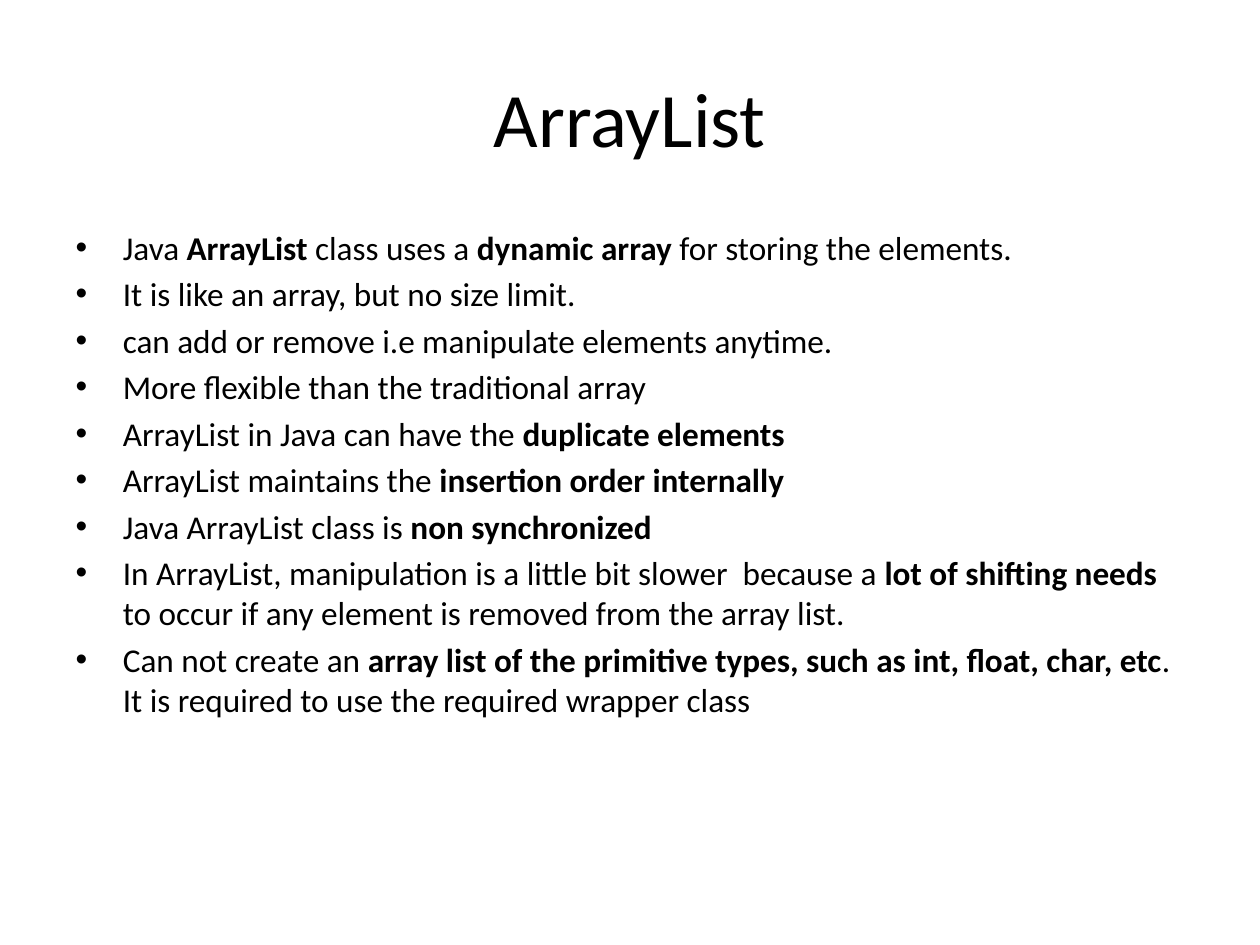
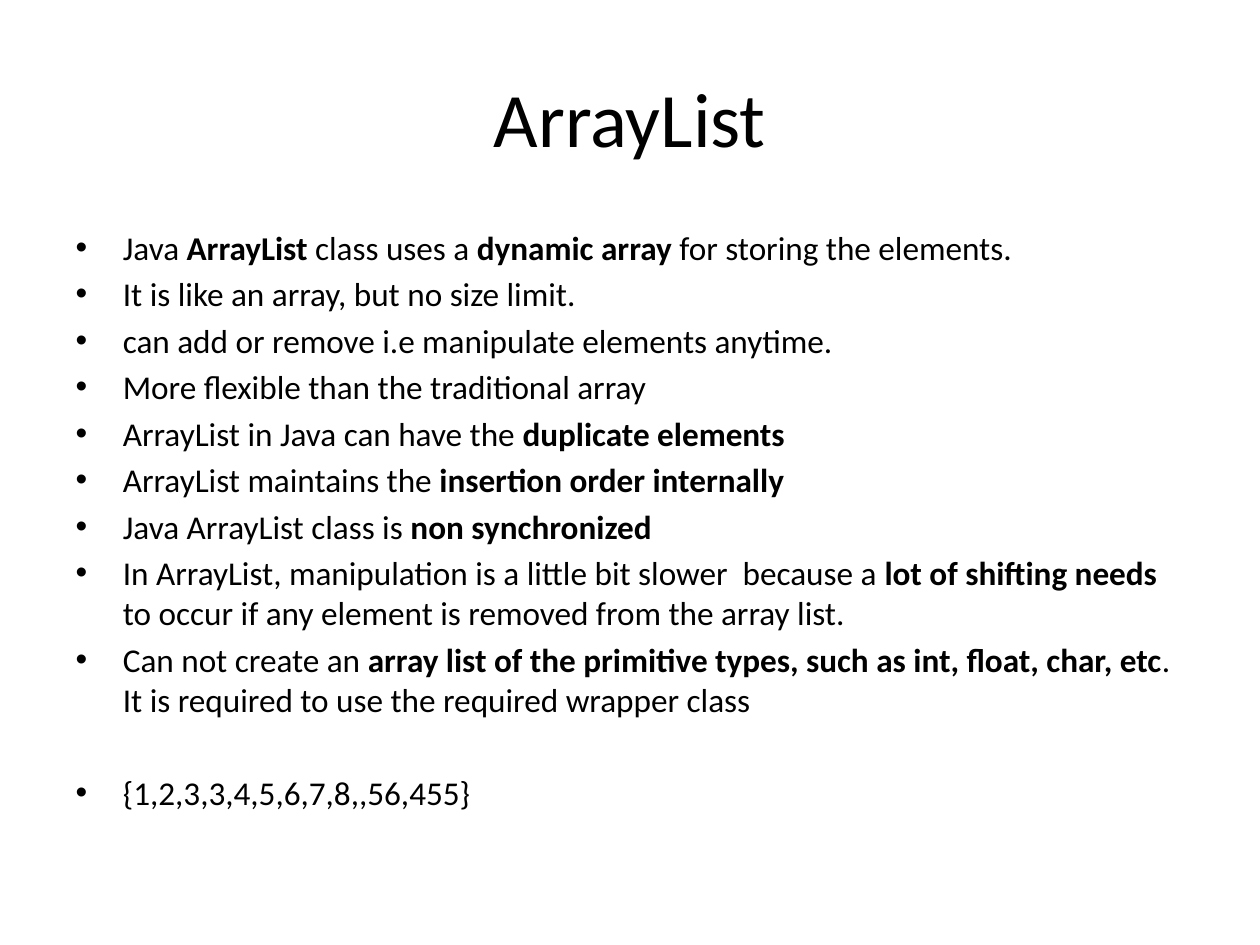
Before and after one commit to BesantJ2ee/JavaCourse, a slide deck: slide 2 of Chapter_6/Collection.pptx. Drawn at 1260x945 pixels with LibreOffice and Linux fonts; fonts in the diff are those of the drawing. Boxes give left, top, right and bottom in pixels: in the first picture for what was removed or moved away, otherwise in the second. Text is boxed around its words. In the diff, an @@ line names an element or a change of style, - is before the commit and + after.

```diff
--- a/Chapter_6/Collection.pptx
+++ b/Chapter_6/Collection.pptx
@@ text at box(123, 781, 470, 810): paragraph added @@
+• {1,2,3,3,4,5,6,7,8,,56,455}
```
Also in this commit, not shown: 1 other slide changed, 1 slide added, 4 other files.
